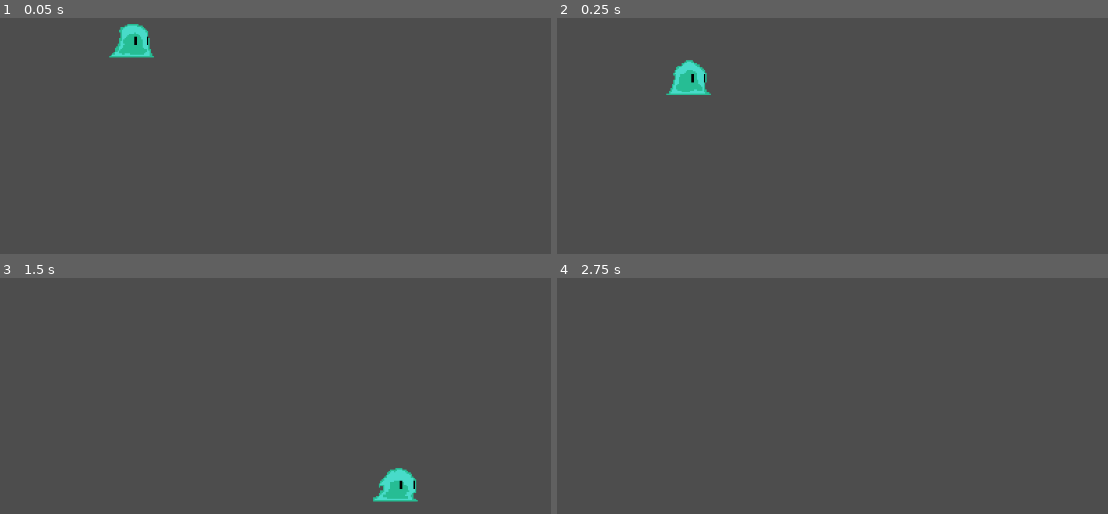
Above: before the commit, frames 1-4 (two rows, left to right).
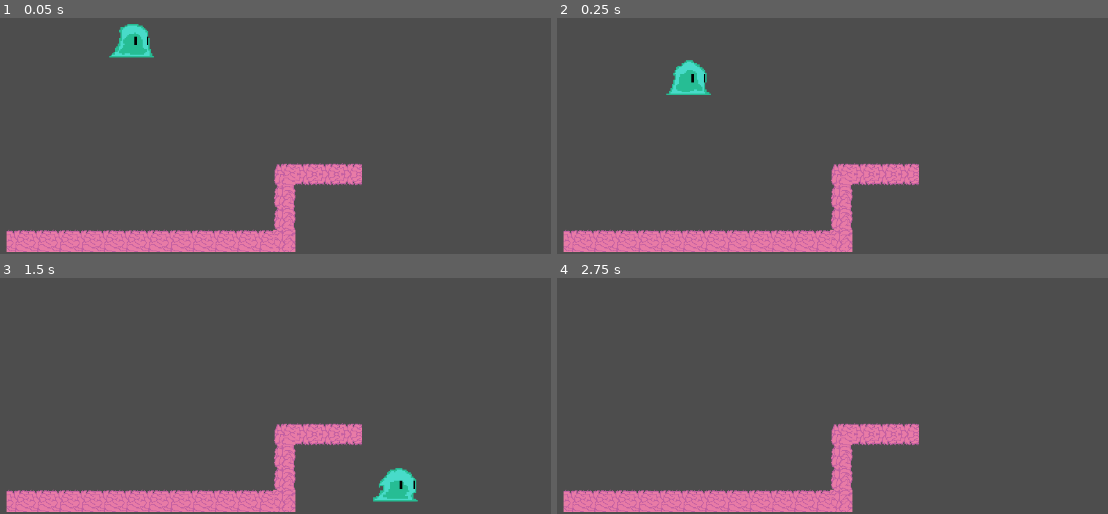
Above: after the commit, the same moments.

Repository: HeyItsEquin/Platformer
Game: Godot game, scene res://Game.tscn
Two runs of this game, one before a commit and one after it. Both use one fixed random seed, a clock stepped at 60 frames per second and the inputs below.
Inputs:
- Up to frame 1 (0.05 s): no input
- Up to frame 2 (0.25 s): no input
- Up to frame 3 (1.5 s): hold D (move_right) from 0.53 s (still down); tap Ctrl (burrow) at 0.6, 1.35 s; tap W (move_up) at 0.77 s
- Up to frame 4 (2.75 s): tap W (move_up) at 1.52 s; release D (move_right) at 2.03 s; hold A (move_left) from 2.03 s (still down); tap Ctrl (burrow) at 2.1 s

The runs differ from the first frame. In frame 1, 6.9% of the frame differs, in the area x 1-66%, y 61-100%; in frame 2, 6.9%; in frame 3, 6.9%; in frame 4, 6.9%.

Commit message:
Update Game.tscn

Diff:
--- a/Game.tscn
+++ b/Game.tscn
@@ -1,7 +1,7 @@
 [gd_scene format=3 uid="uid://hc2hxbn5nags"]
 
 [ext_resource type="PackedScene" uid="uid://c1ytbl50qg2aq" path="res://player.tscn" id="1_km16d"]
-[ext_resource type="Texture2D" uid="uid://cr1nyr5kn5m5o" path="res://Assets/sprites/Brain Sprite Sheet.png" id="2_xkndl"]
+[ext_resource type="Texture2D" uid="uid://cr1nyr5kn5m5o" path="res://Assets/sprites/background/level1/Brain Sprite Sheet.png" id="2_xkndl"]
 
 [sub_resource type="WorldBoundaryShape2D" id="WorldBoundaryShape2D_wbfu4"]
 
@@ -26,7 +26,7 @@
 3:3/0 = 0
 
 [sub_resource type="TileSet" id="TileSet_sb48q"]
-tile_size = Vector2i(64, 64)
+tile_size = Vector2i(32, 32)
 sources/1 = SubResource("TileSetAtlasSource_xkndl")
 
 [node name="Game" type="Node2D" unique_id=44623282]
@@ -41,8 +41,7 @@
 shape = SubResource("WorldBoundaryShape2D_wbfu4")
 
 [node name="TileMap" type="TileMap" parent="Ground" unique_id=228891496]
-position = Vector2(-49.071777, 72.1427)
+position = Vector2(5, 495)
 tile_set = SubResource("TileSet_sb48q")
-rendering_quadrant_size = 32
 format = 2
-layer_0/tile_data = PackedInt32Array(-983042, 65537, 0, -1048576, 65537, 0, -1048574, 65537, 0, -1048572, 65537, 0, -983044, 65537, 0, -983046, 65537, 0, -1048570, 1, 0, -1310714, 65537, 2, -1441786, 65537, 2, -1179642, 65537, 2)
+layer_0/tile_data = PackedInt32Array(-983042, 65537, 0, -1048574, 65537, 0, -1048572, 65537, 0, -983044, 65537, 0, -983046, 65537, 0, -1048570, 1, 0, -1179642, 65537, 2, -983041, 65537, 0, -1048576, 65537, 0, -1048575, 65537, 0, -983043, 65537, 0, -983045, 65537, 0, -1048573, 65537, 0, -1048571, 65537, 0, -1114106, 65537, 2, -1245177, 131073, 2, -1245176, 131073, 2, -1245175, 131073, 2, -1245178, 196609, 1)
